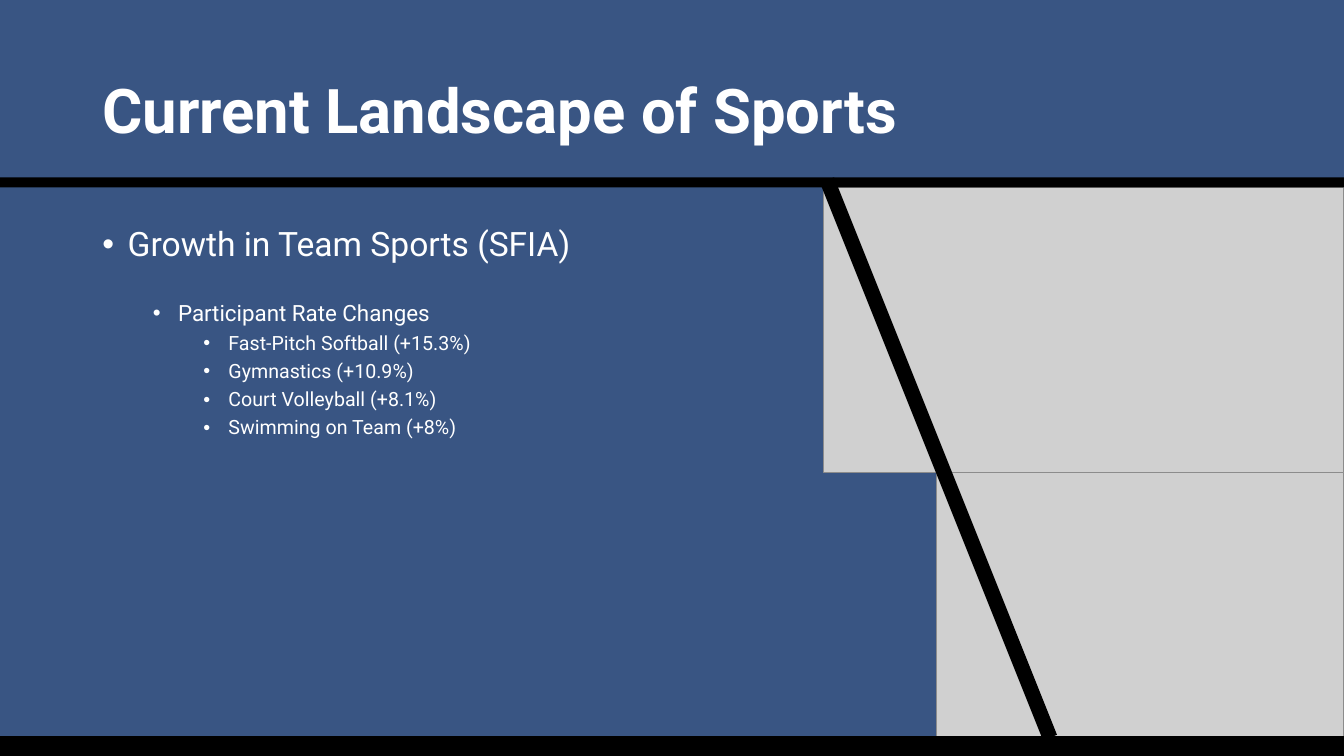
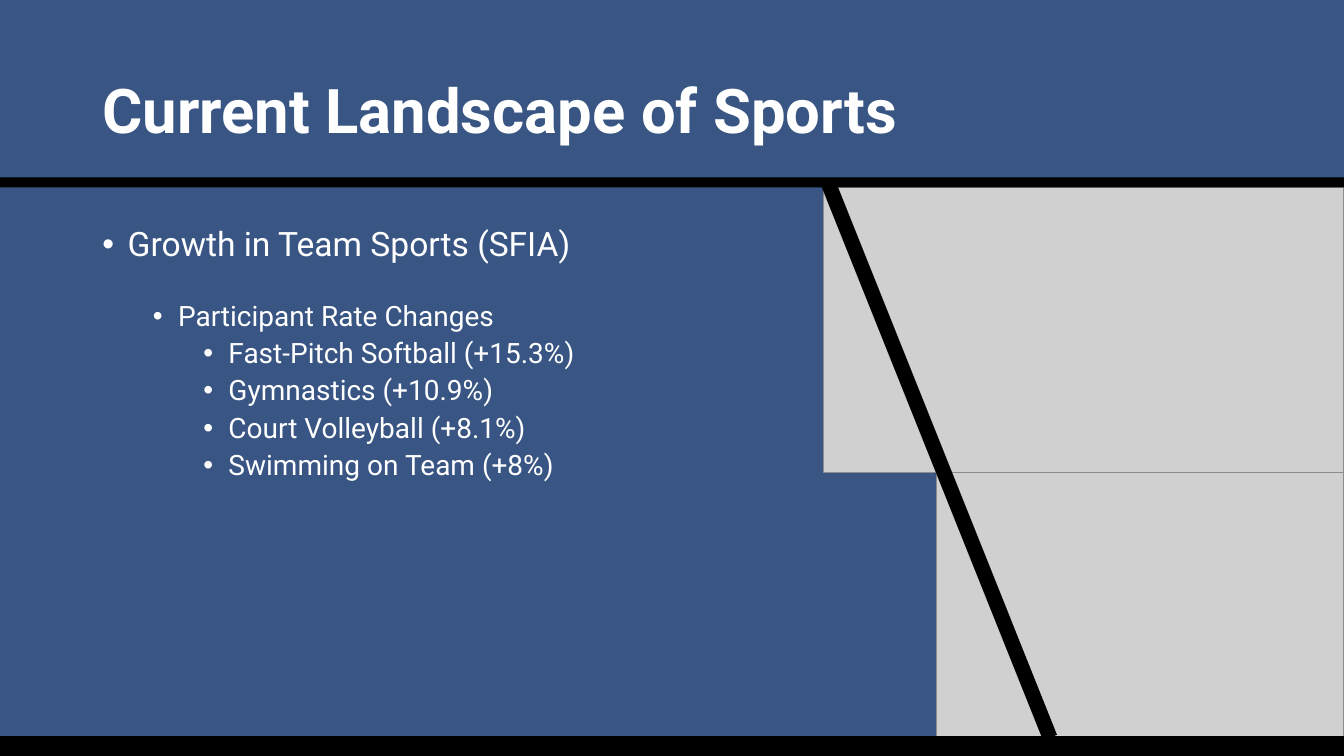
Before and after one commit to SuperMarioGiacomazzo/STOR538_WEBSITE, a slide deck: slide 20 of Slides/Sports Analytics 1/Sports_Analytics_1_Lecture.pptx (slide 21 before the commit). Drawn at 1344x756 pixels with LibreOffice and Linux fonts; fonts in the diff are those of the drawing; grey boxes stand for pictures. Boxes give left, top, right and bottom in pixels: in the first picture for what was removed or moved away, otherwise in the second. Text is boxed around its words. In the diff, an @@ line names an element or a change of style, - is before the commit and + after.

```diff
--- a/Slides/Sports Analytics 1/Sports_Analytics_1_Lecture.pptx
+++ b/Slides/Sports Analytics 1/Sports_Analytics_1_Lecture.pptx
@@ text at [178, 305, 574, 481]: size 16 to 20 pt in "Participant Rate Changes"; size 14 to 20 pt in "Fast-Pitch Softball (+15.3%)", "Gymnastics (+10.9%)", "Court Volleyball (+8.1%)", "Swimming on Team (+8%)" @@
```
Also in this commit, not shown: 12 other slides changed, 2 slides added, 14 other files.
